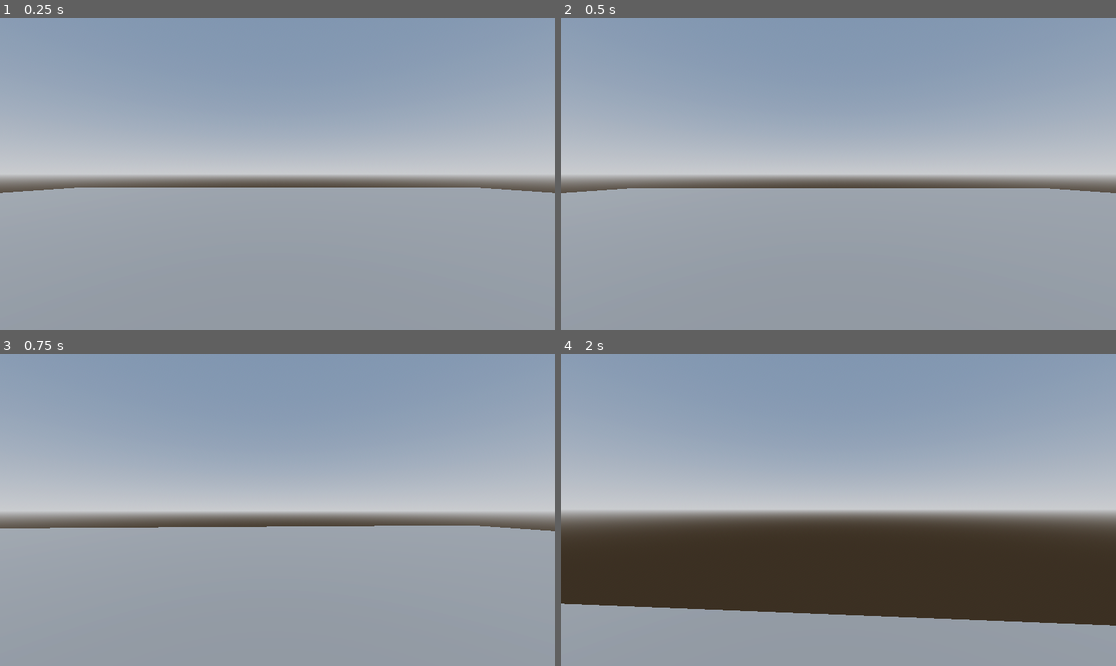
Above: before the commit, frames 1-4 (two rows, left to right).
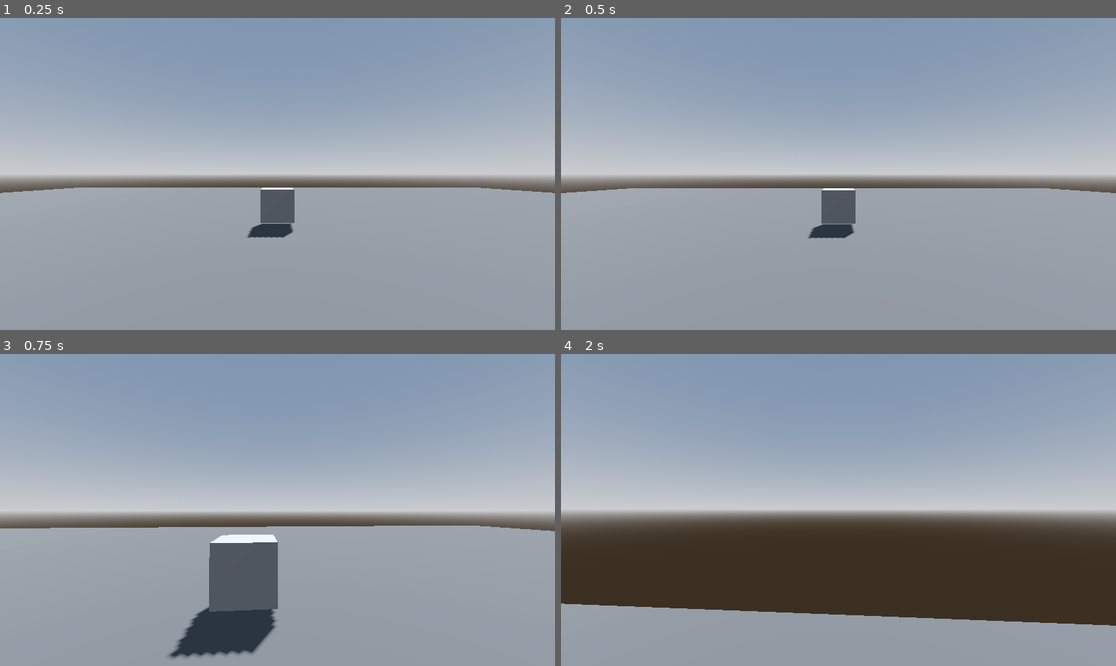
Above: after the commit, the same moments.

Repository: DrOtter3000/tinyworld
Game: Godot game, scene res://Environment/level.tscn
Same seed, same stepped clock (60 frames per second), same inputs: the game is played once before the commit and once after it.
Inputs (mouse positions are in pixels of both pictures, inside the frame that each line leads up to):
- Up to frame 1 (0.25 s): no input
- Up to frame 2 (0.5 s): no input
- Up to frame 3 (0.75 s): tap Enter at 0.5 s; move the mouse to (305, 510) at 0.52 s; hold W (move_forward) from 0.53 s (still down); tap E (interact, bound only after the commit) at 0.6 s
- Up to frame 4 (2 s): keep holding W (move_forward); move the mouse to (810, 510) at 1.27 s; tap E (interact, bound only after the commit) at 1.35 s

The runs differ from the first frame. In frame 1, 1.0% of the frame differs, in the area x 44-54%, y 54-71%; in frame 2, 1.0%; in frame 3, 5.1%, in the area x 30-51%, y 57-98%; in frame 4, nothing differs.

Commit message:
add interactor class

Diff:
--- a/Characters/player.gd
+++ b/Characters/player.gd
@@ -21,12 +21,17 @@
 @onready var step_player: AudioStreamPlayer = $StepPlayer
 var wooden_plank_audio := [preload("res://Audio/SFX/Footsteps/Wood/Planks_1.wav"), preload("res://Audio/SFX/Footsteps/W …(243 unchanged characters)…
 
+#Interactions
+@onready var interaction_ray_cast: RayCast3D = $Camera3D/InteractionRayCast
+
 
 func _ready() -> void:
 	Input.set_mouse_mode(Input.MOUSE_MODE_CAPTURED)
 
 
 func _physics_process(delta: float) -> void:
+	if not is_on_floor():
+		velocity += get_gravity() * delta
 	var input_dir := Input.get_vector("move_left", "move_right", "move_forward", "move_back")
 	direction = (transform.basis * Vector3(input_dir.x, 0, input_dir.y)).normalized()
 	if direction:
@@ -36,13 +41,16 @@
 		velocity.x = move_toward(velocity.x, 0, speed)
 		velocity.z = move_toward(velocity.z, 0, speed)
 
+	play_step_sound()
 	move_and_slide()
-
-	play_step_sound()
 
 
 func _process(delta: float) -> void:
 	cam_bob(delta)
+	if Input.is_action_just_pressed("interact"):
+		var interactor = interaction_ray_cast.get_collider()
+		if interactor != null and interactor.has_method("use"):
+			print(interactor)
 
 
 func _input(event: InputEvent) -> void:
@@ -68,7 +76,7 @@
 
 
 func play_step_sound() -> void:
-	if is_on_floor():
+	if not is_on_floor():
 		dist_travelled_since_last_step = 0.0
 
 	dist_travelled_since_last_step += global_position.distance_to(last_pos)
--- a/Characters/player.tscn
+++ b/Characters/player.tscn
@@ -23,4 +23,8 @@
 [node name="Camera3D" type="Camera3D" parent="."]
 transform = Transform3D(1, 0, 0, 0, 1, 0, 0, 0, 1, 0, 1.7, 0)
 
+[node name="InteractionRayCast" type="RayCast3D" parent="Camera3D"]
+target_position = Vector3(0, 0, -5)
+collide_with_areas = true
+
 [node name="StepPlayer" type="AudioStreamPlayer" parent="."]
--- a/Environment/level.tscn
+++ b/Environment/level.tscn
@@ -1,6 +1,7 @@
-[gd_scene load_steps=7 format=3 uid="uid://b1yagd0dj8mbk"]
+[gd_scene load_steps=9 format=3 uid="uid://b1yagd0dj8mbk"]
 
 [ext_resource type="PackedScene" uid="uid://cj27a34jqgkbj" path="res://Characters/player.tscn" id="1_q5wpd"]
+[ext_resource type="PackedScene" uid="uid://dftcpy7ybbg3i" path="res://Interactors/interactor_template.tscn" id="2_fplrd"]
 
 [sub_resource type="ProceduralSkyMaterial" id="ProceduralSkyMaterial_ock7s"]
 sky_horizon_color = Color(0.662243, 0.671743, 0.686743, 1)
@@ -22,6 +23,9 @@
 material = SubResource("StandardMaterial3D_ock7s")
 size = Vector2(50, 50)
 
+[sub_resource type="ConcavePolygonShape3D" id="ConcavePolygonShape3D_q5wpd"]
+data = PackedVector3Array(25, 0, 25, -25, 0, 25, 25, 0, -25, -25, 0, 25, -25, 0, -25, 25, 0, -25)
+
 [node name="Level" type="Node3D"]
 
 [node name="WorldEnvironment" type="WorldEnvironment" parent="."]
@@ -34,4 +38,12 @@
 [node name="MeshInstance3D" type="MeshInstance3D" parent="."]
 mesh = SubResource("PlaneMesh_q5wpd")
 
+[node name="StaticBody3D" type="StaticBody3D" parent="MeshInstance3D"]
+
+[node name="CollisionShape3D" type="CollisionShape3D" parent="MeshInstance3D/StaticBody3D"]
+shape = SubResource("ConcavePolygonShape3D_q5wpd")
+
 [node name="Player" parent="." instance=ExtResource("1_q5wpd")]
+
+[node name="InteractorTemplate" parent="." instance=ExtResource("2_fplrd")]
+transform = Transform3D(1, 0, 0, 0, 1, 0, 0, 0, 1, 0, 0.74261, -6.5366)
--- /dev/null
+++ b/Interactors/interactor.gd
@@ -0,0 +1,6 @@
+extends Area3D
+class_name Interactor
+
+
+func use() -> void:
+	print("used")
--- /dev/null
+++ b/Interactors/interactor_template.tscn
@@ -0,0 +1,16 @@
+[gd_scene load_steps=4 format=3 uid="uid://dftcpy7ybbg3i"]
+
+[ext_resource type="Script" uid="uid://d2kj01q04qksk" path="res://Interactors/interactor.gd" id="1_ds8d6"]
+
+[sub_resource type="BoxShape3D" id="BoxShape3D_suqm3"]
+
+[sub_resource type="BoxMesh" id="BoxMesh_sew8o"]
+
+[node name="InteractorTemplate" type="Area3D"]
+script = ExtResource("1_ds8d6")
+
+[node name="CollisionShape3D" type="CollisionShape3D" parent="."]
+shape = SubResource("BoxShape3D_suqm3")
+
+[node name="MeshInstance3D" type="MeshInstance3D" parent="."]
+mesh = SubResource("BoxMesh_sew8o")
--- a/project.godot
+++ b/project.godot
@@ -37,3 +37,8 @@
 "events": [Object(InputEventKey,"resource_local_to_scene":false,"resource_name":"","device":-1,"window_id":0,"alt_press …(192 unchanged characters)…
 ]
 }
+interact={
+"deadzone": 0.2,
+"events": [Object(InputEventKey,"resource_local_to_scene":false,"resource_name":"","device":-1,"window_id":0,"alt_pressed":false,"shift_pressed":false,"ctrl_pressed":false,"meta_pressed":false,"pressed":false,"keycode":0,"physical_keycode":69,"key_label":0,"unicode":101,"location":0,"echo":false,"script":null)
+]
+}
Not shown, added: Interactors/interactor.gd.uid
